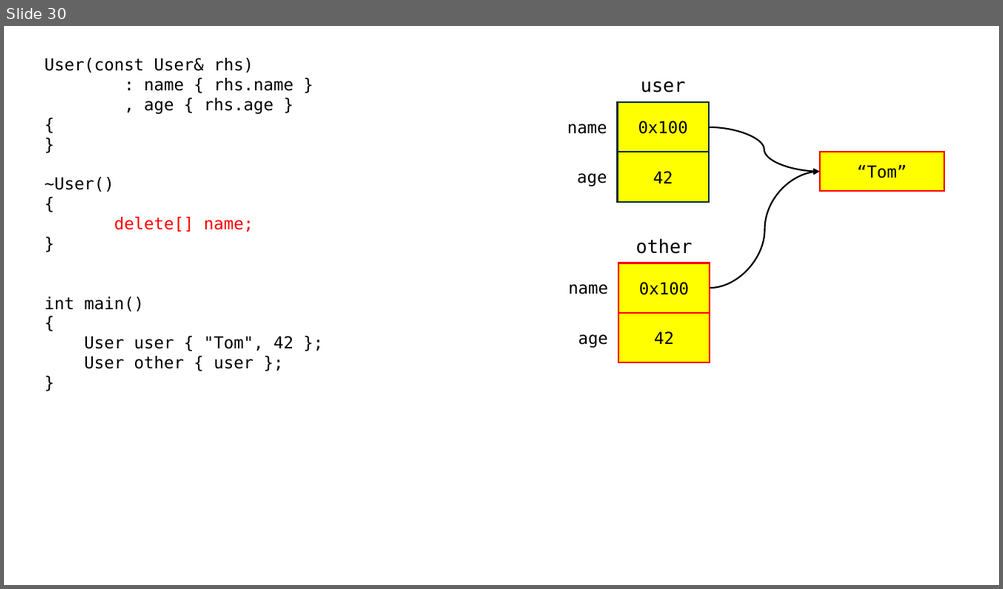
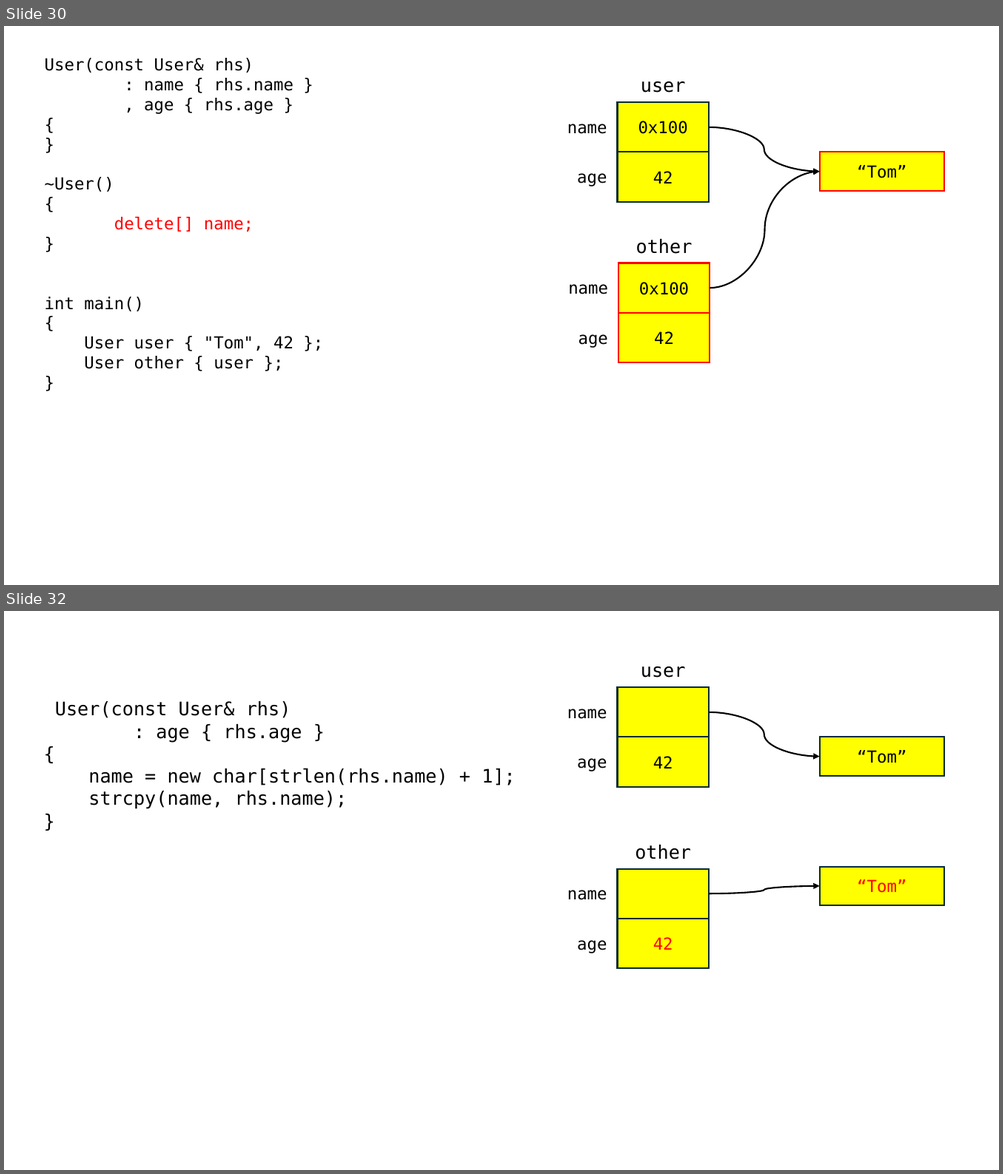
Before and after one commit to yoondev-classroom/cpp_240708, a slide deck: cpp_240708.pptx. Shown one above the other, each under a label of ours: slide 30 before the commit, slides 30 and 32 after it; the slides between them are not shown. The pictures are 1003x589 and 1003x1174 pixels, drawn with LibreOffice and Linux fonts; fonts in the diff are those of the drawing. Boxes give left, top, right and bottom in pixels: in the first picture for what was removed or moved away, otherwise in the second. Text is boxed around its words. In the diff, an @@ line names an element or a change of style, - is before the commit and + after.

```diff
--- a/cpp_240708.pptx
+++ b/cpp_240708.pptx
@@ slide 32 added at [4,611,999,1170], background #FFFFFF @@
@@ text added at [640,667,686,678], 18 pt, text #000000 @@
+user
@@ rectangle added at [617,687,709,737], fill #FFFF00, outline #092A39 1.5 pt @@
@@ text added at [55,701,515,809], 18 pt, text #000000 @@
+User(const User& rhs)
+: age { rhs.age }
+{
+name = new char[strlen(rhs.name) + 1];
+strcpy(name, rhs.name);
+}
@@ text added at [567,709,607,719], 16 pt, text #000000 @@
+name
@@ curved arrow added from (708, 712) to (819, 757), #000000 1.5 pt @@
@@ rectangle added at [617,737,709,787], fill #FFFF00, outline #092A39 1.5 pt, 16 pt, text #000000 @@
+42
@@ rectangle added at [819,737,944,776], fill #FFFF00, outline #092A39 1.5 pt, 16 pt, text #000000 @@
+“Tom”
@@ text added at [577,758,606,772], 16 pt, text #000000 @@
+age
@@ text added at [634,845,691,860], 18 pt, text #000000 @@
+other
@@ rectangle added at [617,869,709,919], fill #FFFF00, outline #092A39 1.5 pt @@
@@ rectangle added at [819,867,944,906], fill #FFFF00, outline #092A39 1.5 pt, 16 pt, text #FF0000 @@
+“Tom”
@@ text added at [567,890,607,900], 16 pt, text #000000 @@
+name
@@ curved arrow added from (708, 894) to (819, 886), #000000 1.5 pt @@
@@ rectangle added at [617,919,709,969], fill #FFFF00, outline #092A39 1.5 pt, 16 pt, text #FF0000 @@
+42
@@ text added at [577,940,606,954], 16 pt, text #000000 @@
+age
```
Also in this commit, not shown: 1 slide changed, 5 other slides added, 1 other file.
